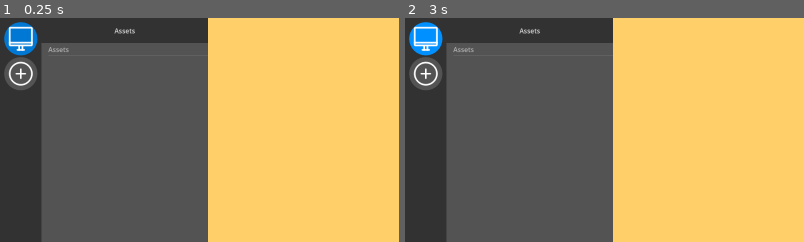
Above: before the commit, frames 1-2 (left to right).
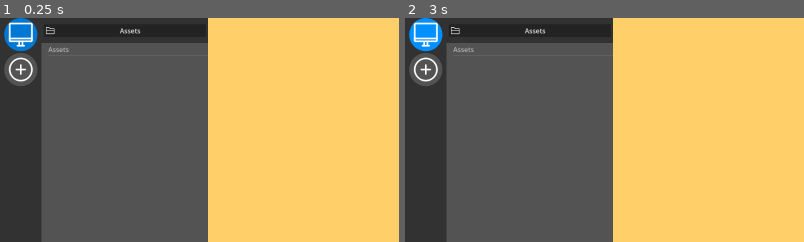
Above: after the commit, the same moments.

Repository: hunsri/3DAM
Game: Godot game, scene res://scenes/MainScene.tscn
Two runs of this game, one before a commit and one after it. Both use one fixed random seed, a clock stepped at 60 frames per second and the inputs below.
Inputs (mouse positions are % of the whole screen's width and height, from its top left):
- Up to frame 1 (0.25 s): no input
- Up to frame 2 (3 s): click (3, 5) at 0.52 s; click "Assets" at 1.25 s; click "Assets" at 2 s; click (3, 5) at 2.77 s
The pictures show only the part of the screen within x 0-50%, y 0-50%; the shares and areas given below are measured in that part.

The runs differ from the first frame. In frame 1, 1.5% of the frame differs, in the area x 1-36%, y 0-33%; in frame 2, 1.6%.

Commit message:
adds additional tooltip hints

Diff:
--- a/scenes/context_scenes/ServerViewUI.tscn
+++ b/scenes/context_scenes/ServerViewUI.tscn
@@ -32,6 +32,9 @@
 [node name="ServerHandler" parent="Background/ServerAssetView2D" index="0" node_paths=PackedStringArray("server_info")]
 server_info = NodePath("../../..")
 
+[node name="VSplitContainer" parent="Background/ServerAssetView2D/HSplitContainer/ExplorerArea" index="0"]
+touch_dragger_enabled = true
+
 [node name="DirectoryHandler" parent="Background/ServerAssetView2D/HSplitContainer/ExplorerArea/VSplitContainer/Local/DirectorySelector" index="1" node_paths=PackedStringArray("explorer_handler")]
 explorer_handler = NodePath("../../../../../../AssetExplorerHandler")
 
--- a/scenes/subscenes/CategorySelector.tscn
+++ b/scenes/subscenes/CategorySelector.tscn
@@ -59,6 +59,7 @@
 offset_bottom = 11.5
 grow_horizontal = 2
 grow_vertical = 2
+tooltip_text = "Name of the remote server"
 theme_override_styles/normal = SubResource("StyleBoxEmpty_u6ws4")
 theme_override_styles/pressed = SubResource("StyleBoxEmpty_ko0af")
 theme_override_styles/disabled = SubResource("StyleBoxEmpty_ffvq7")
--- a/scenes/subscenes/DirectorySelector.tscn
+++ b/scenes/subscenes/DirectorySelector.tscn
@@ -1,15 +1,10 @@
-[gd_scene load_steps=9 format=3 uid="uid://16s375yxtc82"]
+[gd_scene load_steps=7 format=3 uid="uid://16s375yxtc82"]
 
 [ext_resource type="Theme" uid="uid://koi0noce4p5b" path="res://themes/GUI_Base_Theme.tres" id="1_7uuti"]
 [ext_resource type="Script" uid="uid://x7716fdxafas" path="res://scripts/DirectoryHandler.gd" id="1_ko0af"]
 [ext_resource type="Script" uid="uid://c0jypb3xxy451" path="res://scripts/DirectorySelector.gd" id="1_qcwdl"]
 [ext_resource type="PackedScene" uid="uid://cb2g5aviktllm" path="res://scenes/subscenes/overlays/SelectorStatusOverlay.tscn" id="4_qcwdl"]
-
-[sub_resource type="StyleBoxEmpty" id="StyleBoxEmpty_u6ws4"]
-
-[sub_resource type="StyleBoxEmpty" id="StyleBoxEmpty_ko0af"]
-
-[sub_resource type="StyleBoxEmpty" id="StyleBoxEmpty_ffvq7"]
+[ext_resource type="Texture2D" uid="uid://fe78vbnwcixt" path="res://icons/folder.png" id="4_tcxjl"]
 
 [sub_resource type="StyleBoxEmpty" id="StyleBoxEmpty_nae47"]
 
@@ -65,12 +60,12 @@
 offset_bottom = 11.5
 grow_horizontal = 2
 grow_vertical = 2
-theme_override_styles/normal = SubResource("StyleBoxEmpty_u6ws4")
-theme_override_styles/pressed = SubResource("StyleBoxEmpty_ko0af")
-theme_override_styles/disabled = SubResource("StyleBoxEmpty_ffvq7")
+tooltip_text = "Open the asset folder"
 theme_override_styles/focus = SubResource("StyleBoxEmpty_nae47")
+icon = ExtResource("4_tcxjl")
 text_overrun_behavior = 3
 clip_text = true
+expand_icon = true
 
 [node name="DirectoryTree" type="Tree" parent="DirectorySidePanel"]
 layout_mode = 1
--- a/scenes/subscenes/LocationButton.tscn
+++ b/scenes/subscenes/LocationButton.tscn
@@ -9,7 +9,14 @@
 
 [sub_resource type="StyleBoxEmpty" id="StyleBoxEmpty_jf60t"]
 
-[node name="LocationButton" type="PanelContainer"]
+[sub_resource type="StyleBoxFlat" id="StyleBoxFlat_ecbgw"]
+bg_color = Color(0, 0.5647059, 1, 1)
+corner_radius_top_left = 20
+corner_radius_top_right = 20
+corner_radius_bottom_right = 20
+corner_radius_bottom_left = 20
+
+[node name="LocationButton" type="PanelContainer" node_paths=PackedStringArray("location_button", "newly_added_indicator")]
 anchors_preset = -1
 anchor_bottom = 0.074
 offset_right = 80.0
@@ -19,6 +26,8 @@
 size_flags_vertical = 4
 theme_override_styles/panel = SubResource("StyleBoxEmpty_jf60t")
 script = ExtResource("1_tu3rn")
+location_button = NodePath("LocationButton")
+newly_added_indicator = NodePath("NewlyAddedIndicator")
 metadata/_edit_use_anchors_ = true
 
 [node name="LocationButton" type="Button" parent="."]
@@ -78,4 +87,25 @@
 expand_mode = 2
 stretch_mode = 3
 
+[node name="NewlyAddedIndicator" type="Control" parent="."]
+visible = false
+layout_mode = 2
+mouse_filter = 2
+
+[node name="PanelContainer" type="PanelContainer" parent="NewlyAddedIndicator"]
+layout_mode = 1
+anchors_preset = 1
+anchor_left = 1.0
+anchor_right = 1.0
+offset_left = -32.0
+offset_bottom = 32.0
+grow_horizontal = 0
+tooltip_text = "Newly added server!"
+theme_override_styles/panel = SubResource("StyleBoxFlat_ecbgw")
+
+[node name="TextureRect" type="TextureRect" parent="NewlyAddedIndicator/PanelContainer"]
+layout_mode = 2
+texture = ExtResource("6_1dtc7")
+expand_mode = 3
+
 [connection signal="pressed" from="LocationButton" to="." method="_on_location_button_pressed"]
--- a/scenes/subscenes/LocationSelector.tscn
+++ b/scenes/subscenes/LocationSelector.tscn
@@ -11,7 +11,7 @@
 grow_horizontal = 2
 grow_vertical = 2
 script = ExtResource("1_k01r3")
-location_spawner = NodePath("LeftSidePanel/LocationSpawner")
+location_spawner = NodePath("LeftSidePanel/ScrollContainer/LocationSpawner")
 metadata/_edit_use_anchors_ = true
 
 [node name="LeftSidePanel" type="Panel" parent="."]
@@ -23,35 +23,40 @@
 theme = ExtResource("1_h5pmh")
 theme_type_variation = &"LocationSidebar"
 
-[node name="LocationSpawner" type="VBoxContainer" parent="LeftSidePanel"]
+[node name="ScrollContainer" type="ScrollContainer" parent="LeftSidePanel"]
 layout_mode = 1
-anchors_preset = -1
-anchor_right = 0.021000002
+anchors_preset = 13
+anchor_left = 0.5
+anchor_right = 0.5
 anchor_bottom = 1.0
-offset_left = 10.0
-offset_top = 10.0
-offset_right = 87.9
-offset_bottom = -858.0
-pivot_offset = Vector2(40, 0)
+offset_left = -40.0
+offset_right = 40.0
+grow_horizontal = 2
+grow_vertical = 2
+horizontal_scroll_mode = 0
+
+[node name="LocationSpawner" type="VBoxContainer" parent="LeftSidePanel/ScrollContainer"]
+layout_mode = 2
+size_flags_horizontal = 4
 theme = ExtResource("1_h5pmh")
 
-[node name="MyPC" parent="LeftSidePanel/LocationSpawner" node_paths=PackedStringArray("location_selector") instance=ExtResource("2_sw0j3")]
+[node name="MyPC" parent="LeftSidePanel/ScrollContainer/LocationSpawner" node_paths=PackedStringArray("location_selector") instance=ExtResource("2_sw0j3")]
 layout_mode = 2
 size_flags_horizontal = 0
-location_selector = NodePath("../../..")
+location_selector = NodePath("../../../..")
 
-[node name="LocationButton" parent="LeftSidePanel/LocationSpawner/MyPC" index="0"]
+[node name="LocationButton" parent="LeftSidePanel/ScrollContainer/LocationSpawner/MyPC" index="0"]
 button_pressed = true
 
-[node name="Server1" parent="LeftSidePanel/LocationSpawner" node_paths=PackedStringArray("location_selector") instance=ExtResource("2_sw0j3")]
+[node name="Server1" parent="LeftSidePanel/ScrollContainer/LocationSpawner" node_paths=PackedStringArray("location_selector") instance=ExtResource("2_sw0j3")]
 visible = false
 layout_mode = 2
 scene_type = 1
-location_selector = NodePath("../../..")
+location_selector = NodePath("../../../..")
 
-[node name="AddServer" parent="LeftSidePanel/LocationSpawner" node_paths=PackedStringArray("location_selector") instance=ExtResource("2_sw0j3")]
+[node name="AddServer" parent="LeftSidePanel/ScrollContainer/LocationSpawner" node_paths=PackedStringArray("location_selector") instance=ExtResource("2_sw0j3")]
 layout_mode = 2
 scene_type = 2
-location_selector = NodePath("../../..")
+location_selector = NodePath("../../../..")
 
-[editable path="LeftSidePanel/LocationSpawner/MyPC"]
+[editable path="LeftSidePanel/ScrollContainer/LocationSpawner/MyPC"]
--- a/scenes/subscenes/asset_views/AssetView2D.tscn
+++ b/scenes/subscenes/asset_views/AssetView2D.tscn
@@ -43,6 +43,7 @@
 size_flags_horizontal = 3
 size_flags_vertical = 3
 theme_override_constants/margin_left = 4
+theme_override_constants/margin_top = 4
 
 [node name="AssetInfoSidebar" parent="HSplitContainer" instance=ExtResource("2_i58tk")]
 layout_mode = 2
--- a/scenes/subscenes/asset_views/ServerAssetView2D.tscn
+++ b/scenes/subscenes/asset_views/ServerAssetView2D.tscn
@@ -107,6 +107,7 @@
 size_flags_horizontal = 3
 size_flags_vertical = 3
 theme_override_constants/margin_left = 4
+theme_override_constants/margin_top = 4
 
 [node name="ServerExplorerStatusOverlay" parent="HSplitContainer/ExplorerArea/VSplitContainer/Server" instance=ExtResource("5_lx8f4")]
 layout_mode = 1
@@ -157,6 +158,7 @@
 size_flags_horizontal = 3
 size_flags_vertical = 3
 theme_override_constants/margin_left = 4
+theme_override_constants/margin_top = 4
 
 [node name="LocalExplorerStatusOverlay" parent="HSplitContainer/ExplorerArea/VSplitContainer/Local/LocalExplorerContainer" instance=ExtResource("5_lx8f4")]
 layout_mode = 2
--- a/scripts/AddServerManager.gd
+++ b/scripts/AddServerManager.gd
@@ -25,8 +25,14 @@
 		return
 
 	if server_connection_checker.is_response_data_valid(result):
-		status_field.text = "Server connection established!\n\nThe new server was added."
-		location_selector.add_server(address_field.text)
+
+		var server_name = ""
+
+		if result.has("server_name"):
+			server_name = result["server_name"]
+
+		status_field.text = "Server connection established!\n\nAdded new server:\n"+server_name
+		location_selector.add_server(address_field.text, server_name, true)
 
 func _display_error() -> void:
 	status_field.add_theme_color_override("font_readonly_color", WARN_FONT_COLOR)
--- a/scripts/LocationHandler.gd
+++ b/scripts/LocationHandler.gd
@@ -5,7 +5,7 @@
 const ADD_SERVER_UI = preload("uid://vopv1427n8vl")
 const CATEGORY_SELECTOR = preload("uid://dvb1345451o5v")
 
-@onready var SCENE_NODE = $"../../../../ContextScene"
+@onready var SCENE_NODE = $"../../../../../ContextScene"
 @export var scene_type: SceneType
 @export var location_selector: LocationSelector
 
@@ -13,7 +13,10 @@
 @onready var server_icon: TextureRect = $LocationButton/ServerIcon
 @onready var connection_issue_icon: TextureRect = $LocationButton/ConnectionIssueIcon
 @onready var add_server_icon: TextureRect = $LocationButton/AddServerIcon
-@onready var location_button: Button = $LocationButton
+
+@export var location_button: Button
+
+@export var newly_added_indicator: Control
 
 var current_icon: TextureRect
 
@@ -26,25 +29,34 @@
 	AddServer
 }
 
-func setup(type: SceneType, p_server_address: String = "") -> void:
+func setup(type: SceneType, p_server_address: String = "", server_name = "", is_newly_added = false) -> void:
 	scene_type = type
 
 	server_address = p_server_address
+
+	location_button.tooltip_text = server_name
+
+	if is_newly_added:
+		newly_added_indicator.visible = true
 
 func _ready():
 	location_button.button_group = ResourceManager.LOCATION_BUTTON_GROUP
 
 	match scene_type:
 		SceneType.Local:
+			location_button.tooltip_text = "My Computer"
 			current_icon = local_icon
 		SceneType.Server:
 			current_icon = server_icon
 		SceneType.AddServer:
+			location_button.tooltip_text = "Add a new server connection!"
 			current_icon = add_server_icon
 
 	current_icon.visible = true
 
 func _on_location_button_pressed() -> void:
+
+	newly_added_indicator.visible = false
 
 	var group_buttons :=  location_button.button_group.get_buttons()
 
--- a/scripts/LocationSelector.gd
+++ b/scripts/LocationSelector.gd
@@ -2,6 +2,6 @@
 
 @export var location_spawner: VBoxContainer
 
-func add_server(server_address: String) -> void:
-	var server_button := ResourceManager.create_server_button(server_address)
+func add_server(server_address: String, server_name: String, is_new_server: bool) -> void:
+	var server_button := ResourceManager.create_server_button(server_address, server_name, is_new_server)
 	location_spawner.add_child(server_button)
--- a/scripts/globals/resource_manager.gd
+++ b/scripts/globals/resource_manager.gd
@@ -15,8 +15,8 @@
 	ret.setup(comment_data, asset_sidebar_handler)
 	return ret
 
-func create_server_button(server_address: String) -> Control:
+func create_server_button(server_address: String, server_name: String, newly_added: bool = false) -> Control:
 	var location_button: Control = LOCATION_BUTTON.instantiate()
 	var ret: Location_Handler = location_button
-	ret.setup(Location_Handler.SceneType.Server, server_address)
+	ret.setup(Location_Handler.SceneType.Server, server_address, server_name, newly_added)
 	return ret
Binary file added: icons/folder.png
Not shown, added: icons/folder.png.import
Not shown: 1 places in scenes/subscenes/LocationButton.tscn that only renumber resources
